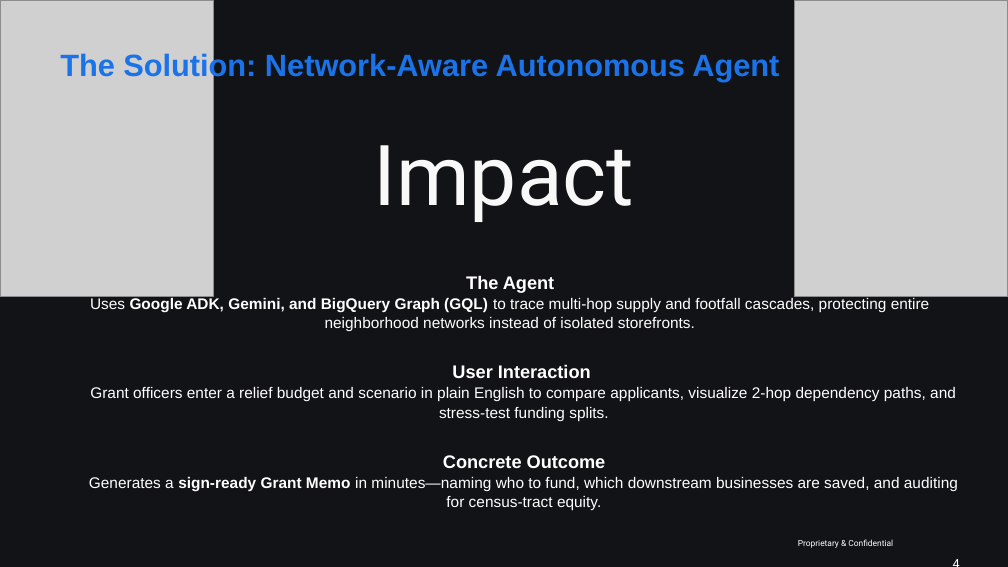
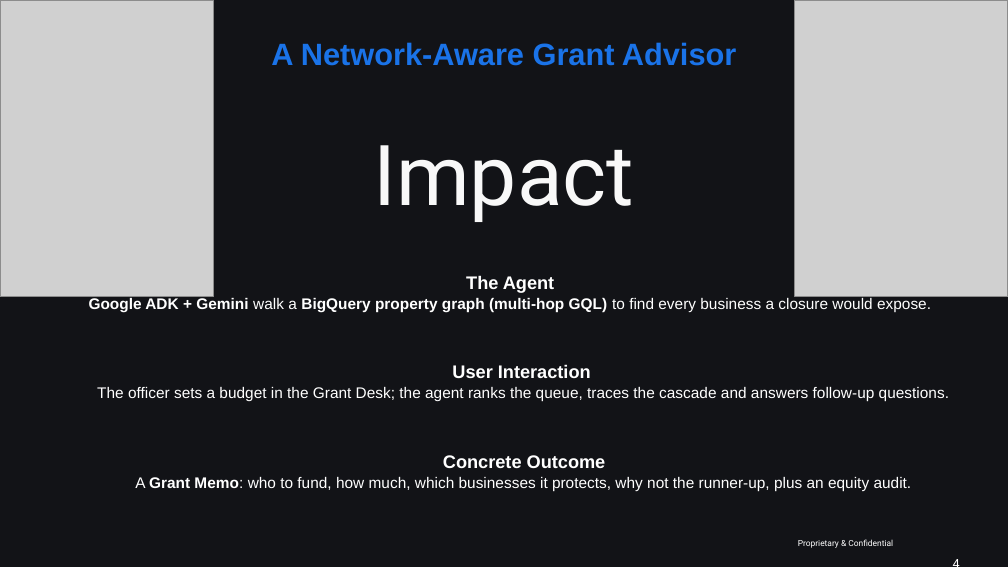
Before and after one commit to michael-shl/google-hackathon-trt3, a slide deck: slide 4 of presentation/grant_advisor_pitch_deck.pptx. Drawn at 1008x567 pixels with LibreOffice and Linux fonts; fonts in the diff are those of the drawing; grey boxes stand for pictures; background and template pictures are left out. Boxes give left, top, right and bottom in pixels: in the first picture for what was removed or moved away, otherwise in the second. Text is boxed around its words. In the diff, an @@ line names an element or a change of style, - is before the commit and + after.

```diff
--- a/presentation/grant_advisor_pitch_deck.pptx
+++ b/presentation/grant_advisor_pitch_deck.pptx
@@ text at [271, 42, 736, 66]: text changed @@
-The Solution: Network-Aware Autonomous Agent
+A Network-Aware Grant Advisor
@@ text at [89, 296, 931, 312]: text changed; bold on @@
-Uses Google ADK, Gemini, and BigQuery Graph (GQL) to trace multi-hop supply and footfall cascades, protecting entire neighborhood networks instead of isolated storefronts.
+Google ADK + Gemini walk a BigQuery property graph (multi-hop GQL) to find every business a closure would expose.
@@ text at [97, 387, 949, 402]: text changed @@
-Grant officers enter a relief budget and scenario in plain English to compare applicants, visualize 2-hop dependency paths, and stress-test funding splits.
+The officer sets a budget in the Grant Desk; the agent ranks the queue, traces the cascade and answers follow-up questions.
@@ text at [135, 477, 912, 492]: text changed @@
-Generates a sign-ready Grant Memo in minutes—naming who to fund, which downstream businesses are saved, and auditing for census-tract equity.
+A Grant Memo: who to fund, how much, which businesses it protects, why not the runner-up, plus an equity audit.
```
Also in this commit, not shown: 3 other slides changed, 1 other file.
